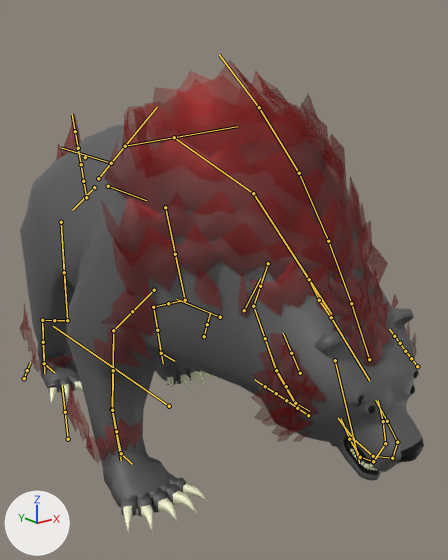
An edit to the FBX model Assets/Art Main/Models/Bear/bear_main.fbx, drawn before and after from the same camera.
Camera for both pictures: a camera (50 mm lens) standing at (-2.28, -3.5, 2.29) and looking at (0.12, -0.51, 1.09). Arrows for +X, +Y and +Z are at lower left; the lights stay in place. Both versions are drawn at frame 1 of the action 'RIG-Armature|RIG-ANIM.Roar'; the numbers are the values there. The bones that bend it are drawn over the model as lines.
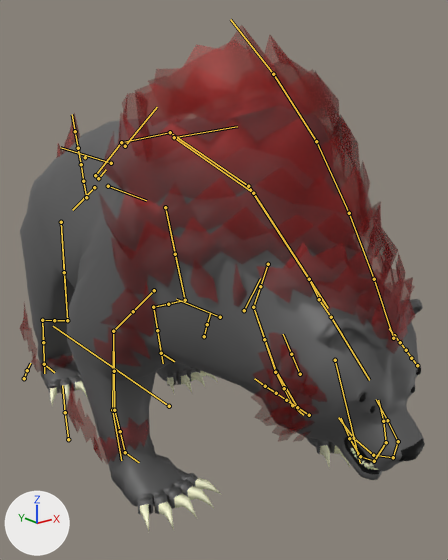
Scene script edits in JSON lines:
```json
{"block": "bone_def_spine", "where": "bone_def_spine = bpy.data.objects['RIG-Armature'].pose.bones['DEF-spine']  # child of 'root'"}
{"op": "set", "path": "bone_def_spine.location", "old": "(0.0, 1.13, 0.79)", "new": "(0.0, 1.05, 0.65)"}
{"block": "bone_def_front_thigh_l_001", "where": "bone_def_front_thigh_l_001 = bpy.data.objects['RIG-Armature'].pose.bones['DEF-front_thigh.L.001']  # child of 'DEF-front_thigh.L'"}
{"op": "set", "path": "bone_def_front_thigh_l_001.rotation_quaternion", "old": "(1.0, 0.0, -0.016, 0.0)", "new": "(1.0, 0.0, 0.0, 0.0)", "note": "degrees (0, -2, 0) -> degrees (0, 0, 0)"}
{"block": "bone_def_front_shin_l_001", "where": "bone_def_front_shin_l_001 = bpy.data.objects['RIG-Armature'].pose.bones['DEF-front_shin.L.001']  # child of 'DEF-front_shin.L'"}
{"op": "set", "path": "bone_def_front_shin_l_001.rotation_quaternion", "old": "(0.997, 0.0, -0.075, 0.0)", "new": "(1.0, 0.0, 0.0, 0.0)", "note": "degrees (0, -9, 0) -> degrees (0, 0, 0)"}
{"block": "bone_def_front_thigh_r_001", "where": "bone_def_front_thigh_r_001 = bpy.data.objects['RIG-Armature'].pose.bones['DEF-front_thigh.R.001']  # child of 'DEF-front_thigh.R'"}
{"op": "set", "path": "bone_def_front_thigh_r_001.rotation_quaternion", "old": "(1.0, 0.0, 0.011, 0.0)", "new": "(1.0, 0.0, 0.0, 0.0)", "note": "degrees (0, 1, 0) -> degrees (0, 0, 0)"}
{"block": "bone_def_front_shin_r_001", "where": "bone_def_front_shin_r_001 = bpy.data.objects['RIG-Armature'].pose.bones['DEF-front_shin.R.001']  # child of 'DEF-front_shin.R'"}
{"op": "set", "path": "bone_def_front_shin_r_001.rotation_quaternion", "old": "(0.998, 0.0, 0.057, 0.0)", "new": "(1.0, 0.0, 0.0, 0.0)", "note": "degrees (0, 7, 0) -> degrees (0, 0, 0)"}
{"block": "bone_def_flames_spine_000", "where": "bone_def_flames_spine_000 = bpy.data.objects['RIG-Armature'].pose.bones['DEF-flames.spine.000']  # child of 'ORG-spine.003'"}
{"op": "set", "path": "bone_def_flames_spine_000.location", "old": "(0.0, 0.0, 0.0)", "new": "(-0.07, 0.35, 0.62)"}
```

Where the change shows, as pixel boxes [x1, y1, x2, y2] in the pictures (448 x 560 px):
```json
{"object": "polySurface153", "change": "posed", "before": [20, 60, 424, 534], "after": [20, 25, 425, 531], "on screen": "7% taller"}
{"bone": "DEF-spine", "before": "(98, 178) to (125, 146)", "after": "(95, 175) to (121, 142)"}
{"bone": "DEF-front_thigh.L.001", "before": "(260, 286) to (253, 306)", "after": "(260, 286) to (253, 307)"}
{"bone": "DEF-front_shin.L.001", "before": "(265, 338) to (276, 370)", "after": "(264, 339) to (275, 372)"}
{"bone": "DEF-front_thigh.R.001", "before": "(132, 311) to (113, 330)", "after": "(133, 311) to (113, 331)"}
{"bone": "DEF-front_shin.R.001", "before": "(113, 370) to (112, 410)", "after": "(114, 371) to (114, 410)"}
{"bone": "DEF-flames.spine.000", "before": "(369, 359) to (351, 303)", "after": "(393, 338) to (374, 279)"}
```
